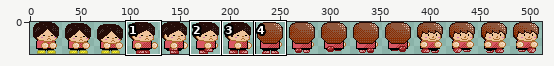
A sprite sheet gets an edit: assets/sprites/ander/ander.png. Above: a wide view before the commit, with the close-up outlined.
Close-up. Before:
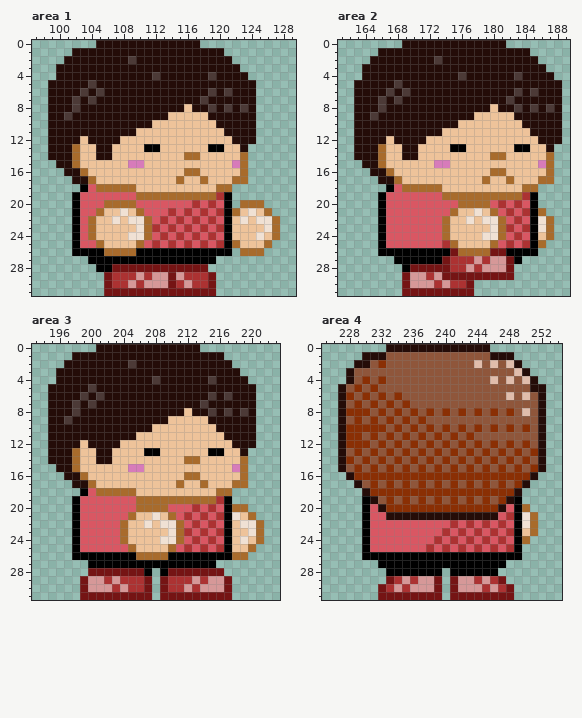
The file is 512x32 pixels. Shown: area 1: x 97..129, y 0..31; area 2: x 161..189, y 0..31; area 3: x 193..223, y 0..31; area 4: x 225..254, y 0..31. The commit also changed other parts of the picture, which this record leaves out.
After the commit:
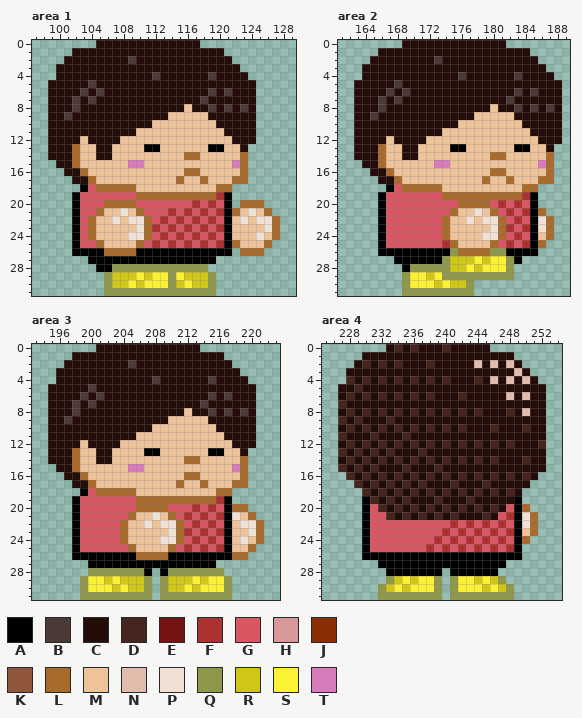
Palette (. is transparent): A #000000  B #4c3a37  C #240c08  D #47251f  E #751414  F #ac3232  G #d95763  H #d69898  J #8a2f04  K #8f563b  L #a86b2c  M #eec39a  N #e0bdac  P #f0e1d4  Q #8f974a  R #cfc618  S #fbf236  T #d77bba
The edit:
--- area 1
@@ x 104..121 @@
 27 AAAAAAAAAAAAAAAA..
-28 .AAEEEEEEEEEEEE...
-29 ..EFFFHFHHEHFFFE..
-30 ..EFFHFHHHEFHFFE..
-31 ..EEEEEEEEEEEEEE..
+28 .AAQQQQQQQQQQQQ...
+29 ..QRRRSRSSQSRRRQ..
+30 ..QRRSRSSSQRSRRQ..
+31 ..QQQQQQQQQQQQQQ..
--- area 2
@@ x 167..184 @@
 25 GGGGGGGFLMMMMLGFGF
-26 AAAAAAAAELLLLEEAAA
-27 .AAAAAAEFFFHFHHEA.
-28 ..AEEEEEFFHFHHHE..
-29 ..EHHFHEEEEEEEEE..
-30 ..EHHHFHFFE.......
-31 ..EEEEEEEEE.......
+26 AAAAAAAAQLLLLQQAAA
+27 .AAAAAAQRRRSRSSQA.
+28 ..AQQQQQRRSRSSSQ..
+29 ..QSSRSQQQQQQQQQ..
+30 ..QSSSRSRRQ.......
+31 ..QQQQQQQQQ.......
--- area 3
@@ x 193..223 @@
 27 .......AAAAAAAAAAAAAAAA........
-28 .......EEEEEEEA.AEEEEEEE.......
-29 ......EHHFHFFFE.EFFFHFHHE......
-30 ......EHHHFHFFE.EFFHFHHHE......
-31 ......EEEEEEEEE.EEEEEEEEE......
+28 .......QQQQQQQA.AQQQQQQQ.......
+29 ......QSSRSRRRQ.QRRRSRSSQ......
+30 ......QSSSRSRRQ.QRRSRSSSQ......
+31 ......QQQQQQQQQ.QQQQQQQQQ......
--- area 4
@@ x 225..254 @@
- 0 ........CCCCCCCCCCCCC.........
- 1 .....CCCKKKKKKKKKKKKKCCC......
- 2 ....CCKJKKKKKKKKKKKNKNKNC.....
- 3 ...CKKKKKKKKKKKKKKKKKKKKNC....
- 4 ...CKJKJKKKKKKKKKKKKKNKNKNC...
- 5 ..CKJKJKKKKKKKKKKKKKKKKKKKCC..
- 6 ..CJKJKJKJKKKKKKKKKKKKKNKNKC..
- 7 ..CKJKJKJKJKKKKKKKKKKKKKKKKC..
- 8 ..CJJJKJKJKJKJKJKJKJKJKJKNKC..
- 9 ..CKJKJKJKJKJKKKKKKKKKKKKKKC..
-10 ..CJJJJJKJKJKJKJKJKJKJKJKJKC..
-11 ..CJJKJKJKJKJKJKJKJKKKKKKKKC..
-12 ..CJJJKJKJKJKJKJKJKJKJKJKJKC..
-13 ..CKJKJKJKJKJKJKJKJKJKJKJKJC..
-14 ..CJKJKJKJKJKJKJKJKJKJKJKJKC..
-15 ..CKJKJKJKJKJKJKJKJKJKJKJKJC..
-16 ...CJJJJJJJJJJJJJJJJJJJJJJC...
-17 ....CKJKJKJKJKJKJKJKJKJKJC....
-18 .....CJJJJJJJJJJJJJJJJJJC.....
-19 .....ACKJKJKJKJKJKJKJKJCA.....
-20 .....AGCJJJJJJJJJJJJJJCGAL....
-21 .....AGGCCCCCCCCCCCCCCGFAPL...
+ 0 ........CDCDCCCDCCCCC.........
+ 1 .....CCCCCCCCCCCCCCCCCCC......
+ 2 ....CDCDCDCCCDCCCCCNCNCNC.....
+ 3 ...CCCCCCCCCCCCCCCCCCCCCNC....
+ 4 ...DCDCDCDCDCDCDCCCDCNCNCNC...
+ 5 ..CCDCCCCCCCCCCCCCCCCCCCCCCC..
+ 6 ..CDCDCDCDCDCDCCCDCCCCCNCNCC..
+ 7 ..DCCCCCCCCCCCCCCCCCCCCCCCCC..
+ 8 ..CDCDCDCDCDCDCDCDCDCCCDCNCC..
+ 9 ..DCDCCCDCCCCCCCCCCCCCCCCCCC..
+10 ..CDCDCDCDCDCDCDCDCCCDCCCDCC..
+11 ..DCCCDCCCDCCCCCCCCCCCCCCCCC..
+12 ..CDCDCDCDCDCDCDCDCDCDCDCCCD..
+13 ..DCDCDCDCCCDCCCCCCCCCCCCCCC..
+14 ..CDCDCDCDCDCDCDCDCDCDCCCDCC..
+15 ..DCDCDCCCDCCCDCCCCCCCCCCCCC..
+16 ...DCDCDCDCDCDCDCDCDCDCDCDC...
+17 ....DCDCDCDCDCCCDCCCDCCCCC....
+18 .....DCDCDCDCDCDCDCDCDCDC.....
+19 .....ADCDCDCCCDCCCDCCCCCA.....
+20 .....AGDCDCDCDCDCDCDCDCGAL....
+21 .....AGGDCDCDCDCDCCCDCGFAPL...
 22 .....AGGGGGGGGGGFGFGFGFGAPL...
@@ x 230..250 @@
 28 ...AAAAAAA.AAAAAA....
-29 ...EFHFHHE.EHHFHFE...
-30 ..EFHFHHHE.EHHHFHFE..
-31 ..EEEEEEEE.EEEEEEEE..
+29 ...QRSRSSQ.QSSRSRQ...
+30 ..QRSRSSSQ.QSSSRSRQ..
+31 ..QQQQQQQQ.QQQQQQQQ..
Pixel boxes of the changes (left, top, right, bottom) in both close-ups:
changed: (104, 264, 216, 296)
changed: (402, 248, 514, 296)
changed: (80, 568, 232, 600)
changed: (338, 344, 546, 520)
changed: (378, 576, 514, 600)
